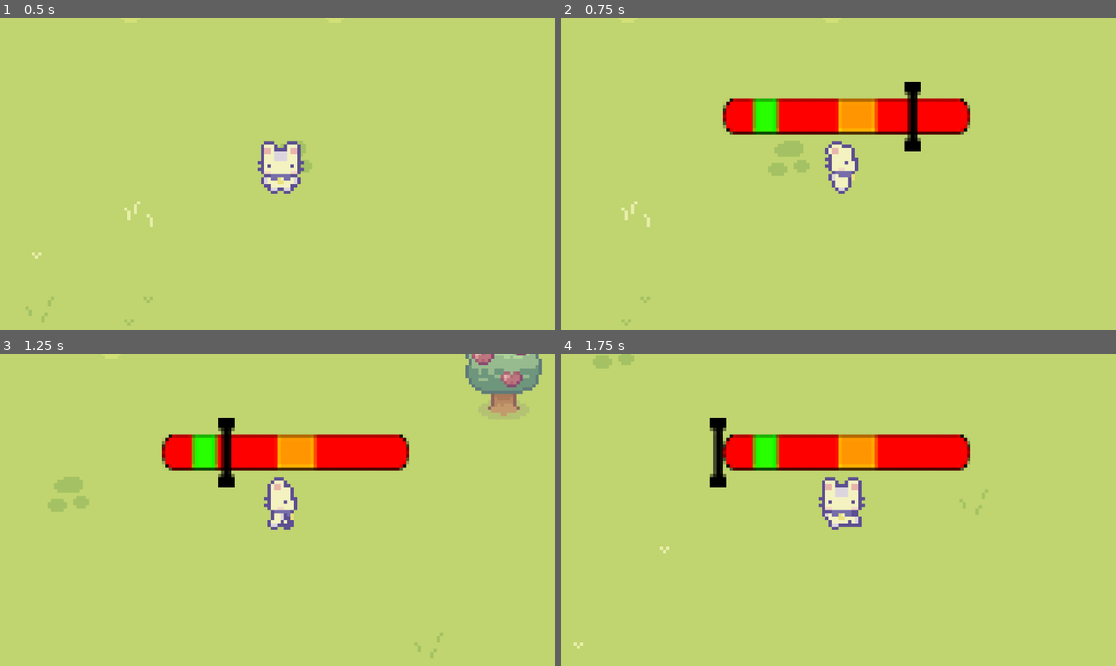
Above: before the commit, frames 1-4 (two rows, left to right).
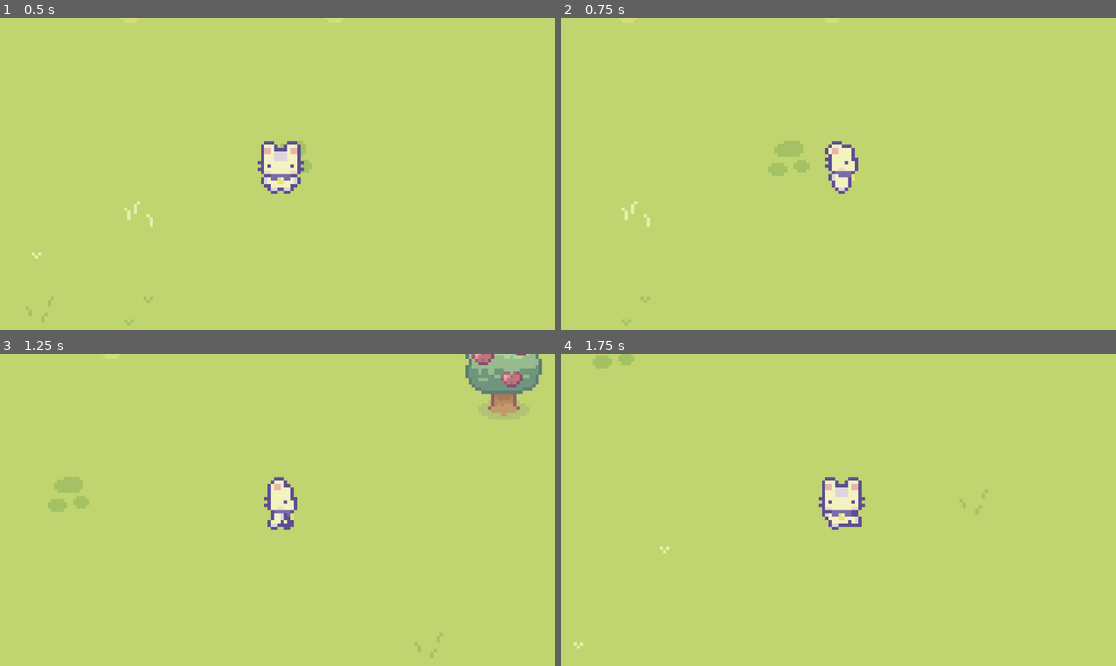
Above: after the commit, the same moments.

Repository: johnf008/Campfire-Project-One
Game: Godot game, scene res://main.tscn
The game is run twice, just before and just after one commit, with the same random seed, the same clock (stepped at 60 frames per second) and the same inputs.
Inputs:
- Up to frame 1 (0.5 s): no input
- Up to frame 2 (0.75 s): tap Enter (accept) at 0.5, 0.6 s; hold D (right) from 0.53 s (still down)
- Up to frame 3 (1.25 s): keep holding D (right)
- Up to frame 4 (1.75 s): release D (right) at 1.28 s; hold S (down) from 1.28 s (still down); tap Enter (accept) at 1.35 s

Frame 1 is identical in both runs. In frame 2, 5.5% of the frame differs, in the area x 29-74%, y 20-43%; in frame 3, 5.5%; in frame 4, 5.7%, in the area x 26-74%, y 20-43%.

Commit message:
fixed overlooked error where the bar would occur even when not touching water but i'm still trying to push the bar first try

Diff:
--- a/Scripts/event_bar.gd
+++ b/Scripts/event_bar.gd
@@ -18,6 +18,9 @@
 var ready_for_check = false
 var ready_for_input = true
 var first_time = true
+
+var touching_water = false
+var trigger_fishing = false
 
 func _ready() -> void:
 	x_end_position = global_position.x - (indicator.size.x) / 2
@@ -44,7 +47,9 @@
 		_finish(true)
 
 func _input(_event: InputEvent) -> void:
-	if Input.is_action_just_pressed("accept") and ready_for_input:
+	if Input.is_action_just_pressed("accept") and touching_water:
+			trigger_fishing = true
+	if Input.is_action_just_pressed("accept") and ready_for_input and trigger_fishing:
 		event_bar.visible = true
 		_finish()
 		ready_for_input = false
@@ -96,3 +101,11 @@
 
 	start()
 	set_process(true)
+
+
+func _on_character_body_2d_six_seven() -> void:
+	touching_water = true
+
+
+func _on_area_2d_body_exited(body: Node2D) -> void:
+	touching_water = false
--- a/main.tscn
+++ b/main.tscn
@@ -397,6 +397,7 @@
 shape = SubResource("RectangleShape2D_272bh")
 
 [connection signal="startAgain" from="Game" to="Game/CharacterBody2D/Sprite2D/EventBar" method="_on_game_start_again"]
+[connection signal="six_seven" from="Game/CharacterBody2D" to="Game/CharacterBody2D/Sprite2D/EventBar" method="_on_character_body_2d_six_seven"]
 [connection signal="six_seven" from="Game/CharacterBody2D" to="Game/CharacterBody2D/Sprite2D/Label of Triggers" method="_on_character_body_2d_six_seven"]
 [connection signal="startBar" from="Game/CharacterBody2D" to="Game/CharacterBody2D/Sprite2D/EventBar" method="_on_character_body_2d_start_bar"]
 [connection signal="fail" from="Game/CharacterBody2D/Sprite2D/EventBar" to="Game" method="_on_event_bar_fail"]
@@ -407,4 +408,5 @@
 [connection signal="body_entered" from="Game/Area2D" to="Game/CharacterBody2D" method="_on_area_2d_body_entered"]
 [connection signal="body_entered" from="Game/Area2D" to="Game/CharacterBody2D/Sprite2D/Label of Triggers" method="_on_area_2d_body_entered"]
 [connection signal="body_exited" from="Game/Area2D" to="Game/CharacterBody2D" method="_on_area_2d_body_exited"]
+[connection signal="body_exited" from="Game/Area2D" to="Game/CharacterBody2D/Sprite2D/EventBar" method="_on_area_2d_body_exited"]
 [connection signal="body_exited" from="Game/Area2D" to="Game/CharacterBody2D/Sprite2D/Label of Triggers" method="_on_area_2d_body_exited"]
